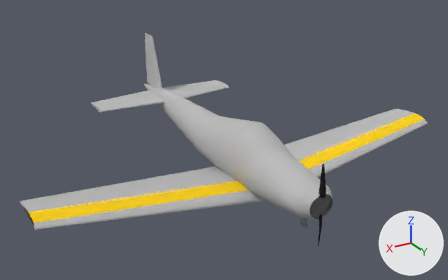
What one commit did to the glTF model Digital_Hangar/Ryan_Navion/Navion.gltf.
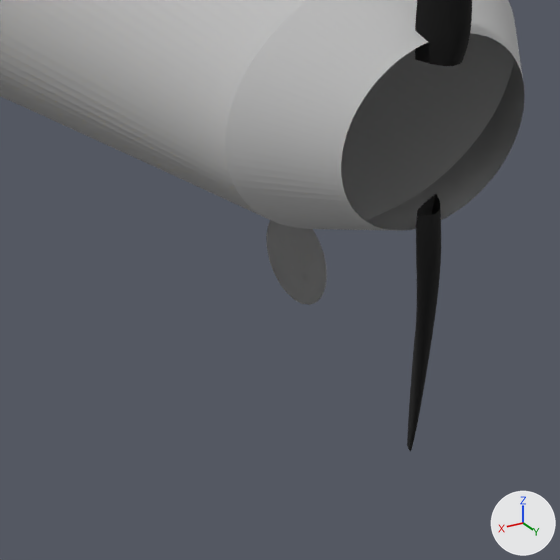
The first picture shows the older version from a camera (50 mm lens) standing at (7.17, 8.23, 6.04) and looking at (-0.12, -3.92, -0.04). The close-ups show the older and then the newer version on the part from 60% to 75% of the width and 68% to 93% of the height of that picture. Only the edits that show in the close-ups are written down. The axes (+X, +Y, +Z) are drawn at lower right. The lights are the same throughout. Where no turn or scale is listed for an object, it has been applied to the vertices. Vertices at exactly the same position are counted once.

Before the edit, the objects in view are built like this:
```python
me_mesh0 = bpy.data.meshes.new('mesh0')
me_mesh0.from_pydata(...)  # 552 vertices, 1104 faces; spans x 0.0, y -0.627..-0.373, z -0.737..-0.483
me_mesh0.materials.append(mat_material_0)  # grey #bcbcbc
me_mesh2 = bpy.data.meshes.new('mesh2')
me_mesh2.from_pydata(...)  # 552 vertices, 1104 faces; spans x 0.0, y -1.877..-1.623, z -0.737..-0.483
me_mesh2.materials.append(mat_material_2)  # grey #bcbcbc
me_mesh9 = bpy.data.meshes.new('mesh9')
me_mesh9.from_pydata(...)  # 2020 vertices, 3838 faces; spans x -0.058..0.049, y -0.049..0.062, z 0.203..0.927
me_mesh9.materials.append(mat_material_9)  # black #000000
ob_mesh0 = bpy.data.objects.new('mesh0', me_mesh0)
ob_mesh0.location = (0.0, 0.0, 0.0)
ob_mesh2 = bpy.data.objects.new('mesh2', me_mesh2)
ob_mesh2.location = (0.0, 0.0, 0.0)
ob_mesh9 = bpy.data.objects.new('mesh9', me_mesh9)
ob_mesh9.location = (0.0, 0.0, 0.0)
# also in view: 'mesh8' at (0.0, -4.17, 0.13); 'mesh10' at (0.0, 0.01, -0.57)
```
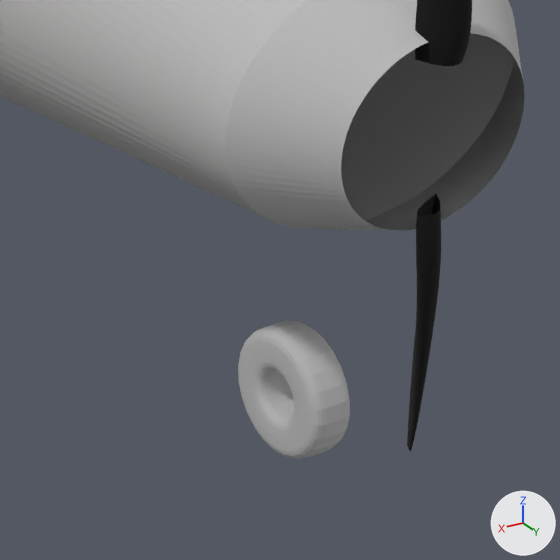
Boxes (x1, y1, x2, y2) around the edits, measured in the close-ups (560 x 560 px):
'mesh2', reshaped (not visible before): after (238, 320, 350, 459)
'mesh0', reshaped (not visible afterwards): before (266, 220, 327, 305)

The change, as a diff of the scene's bpy script:
```diff
--- a/Digital_Hangar/Ryan_Navion/Navion.gltf.py
+++ b/Digital_Hangar/Ryan_Navion/Navion.gltf.py
@@ me_mesh0 @@
 # used by ob_mesh0; location = (0.0, 0.0, 0.0)
-me_mesh0.from_pydata(...)  # 552 vertices, 1104 faces; spans x 0.0, y -0.627..-0.373, z -0.737..-0.483
+me_mesh0.from_pydata(...)  # 552 vertices, 1104 faces; spans x 1.294..1.446, y -2.772..-2.328, z -1.272..-0.828
+# me_mesh0 part 1: 552 vertices removed from x 0.0, y -0.627..-0.373, z -0.737..-0.483
+# other edits to the shape of me_mesh0 do not show in these pictures
 me_mesh0.materials.append(mat_material_0)
@@ me_mesh2 @@
 # used by ob_mesh2; location = (0.0, 0.0, 0.0)
-me_mesh2.from_pydata(...)  # 552 vertices, 1104 faces; spans x 0.0, y -1.877..-1.623, z -0.737..-0.483
+me_mesh2.from_pydata(...)  # 552 vertices, 1104 faces; spans x -0.063..0.064, y -0.658..-0.302, z -1.178..-0.822
+# me_mesh2 part 2: 552 vertices added at x -0.063..0.064, y -0.658..-0.302, z -1.178..-0.822
+# other edits to the shape of me_mesh2 do not show in these pictures
 me_mesh2.materials.append(mat_material_2)
```
